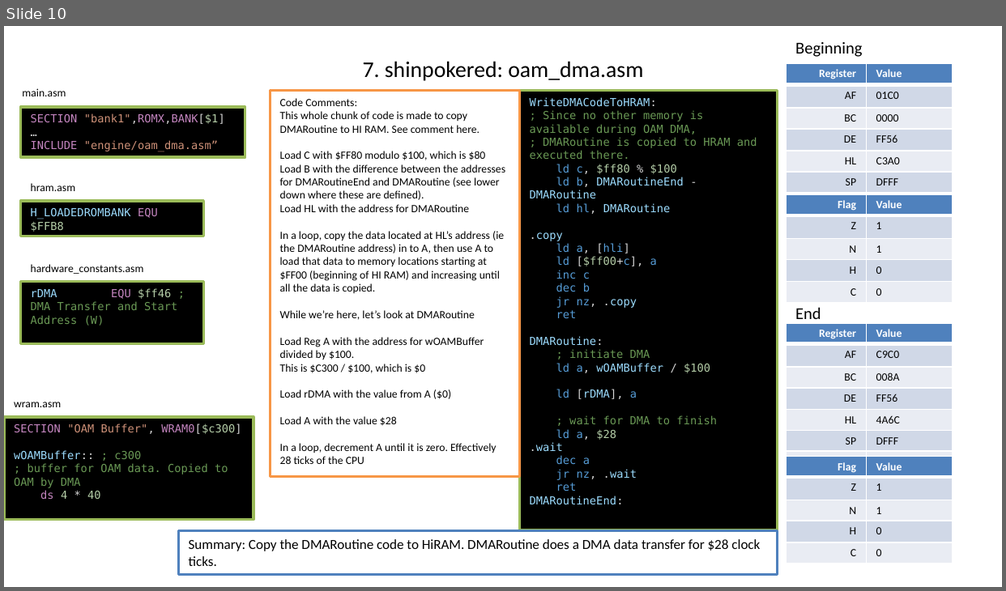
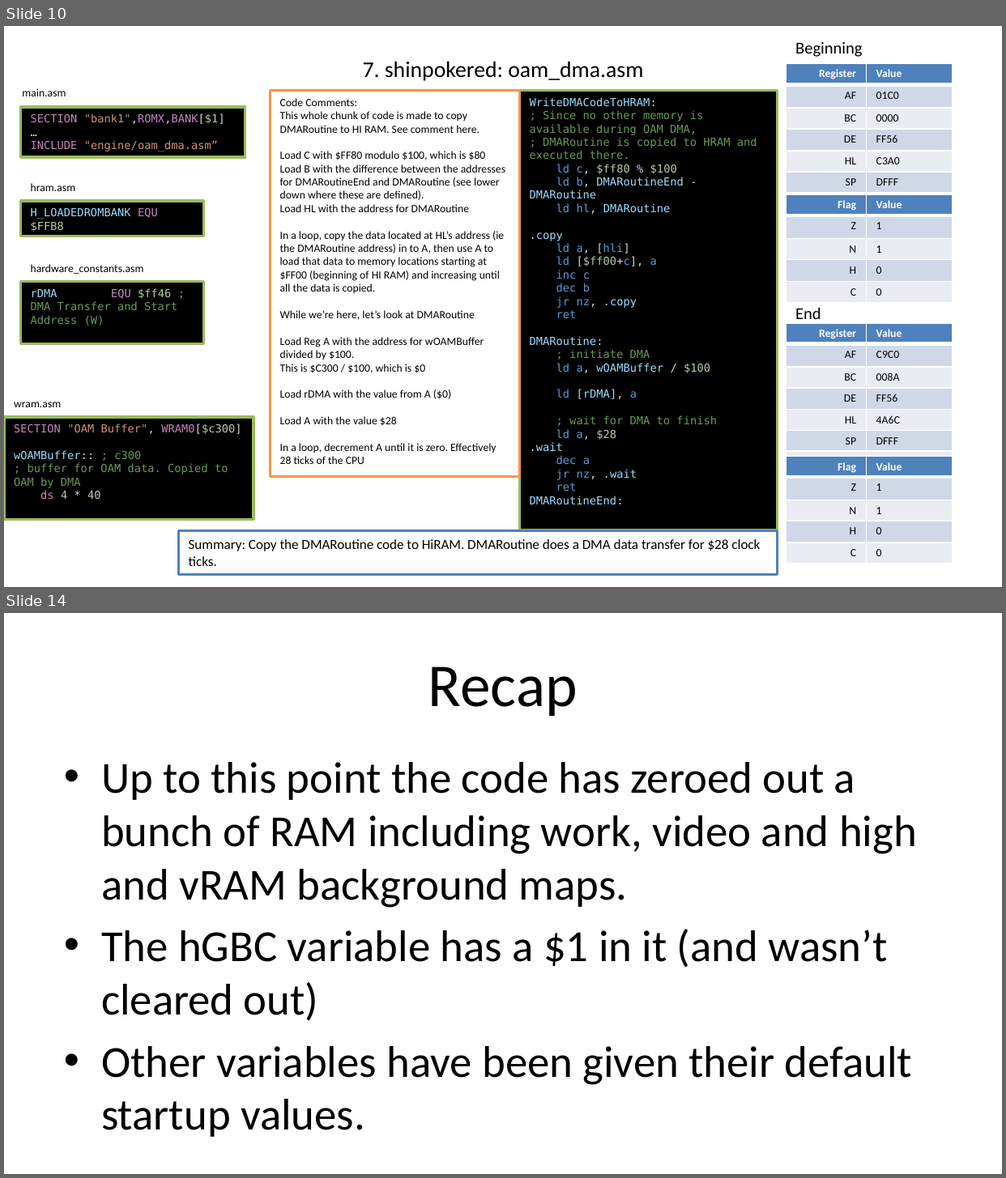
Before and after one commit to timweilert/DK94_Color, a slide deck: SGB_TO_GBC.pptx. Shown one above the other, each under a label of ours: slide 10 before the commit, slides 10 and 14 after it; the slides between them are not shown. The pictures are 1006x591 and 1006x1178 pixels, drawn with LibreOffice and Linux fonts; fonts in the diff are those of the drawing. Boxes give left, top, right and bottom in pixels: in the first picture for what was removed or moved away, otherwise in the second. Text is boxed around its words. In the diff, an @@ line names an element or a change of style, - is before the commit and + after.

```diff
--- a/SGB_TO_GBC.pptx
+++ b/SGB_TO_GBC.pptx
@@ slide 14 added at (4,613,1002,1174), background #FFFFFF @@
@@ title added at (428,666,577,716), 44 pt, text #000000 @@
+Recap
@@ text added at (101,762,917,1131), 32 pt, text #000000 @@
+• Up to this point the code has zeroed out a bunch of RAM including work, video and high and vRAM background maps.
+• The hGBC variable has a $1 in it (and wasn’t cleared out)
+• Other variables have been given their default startup values.
```
Also in this commit, not shown: 8 slides changed, 11 other slides added.
